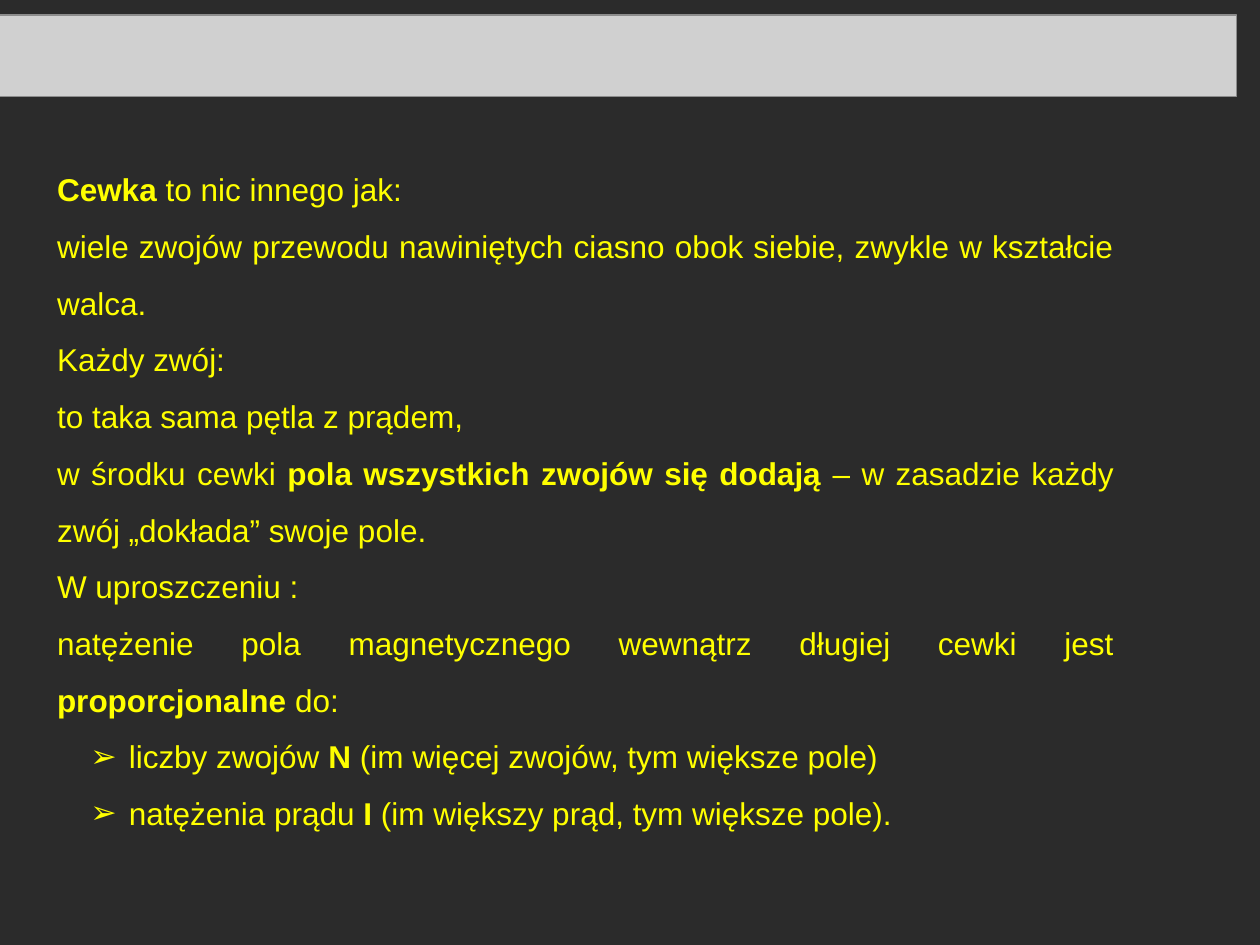
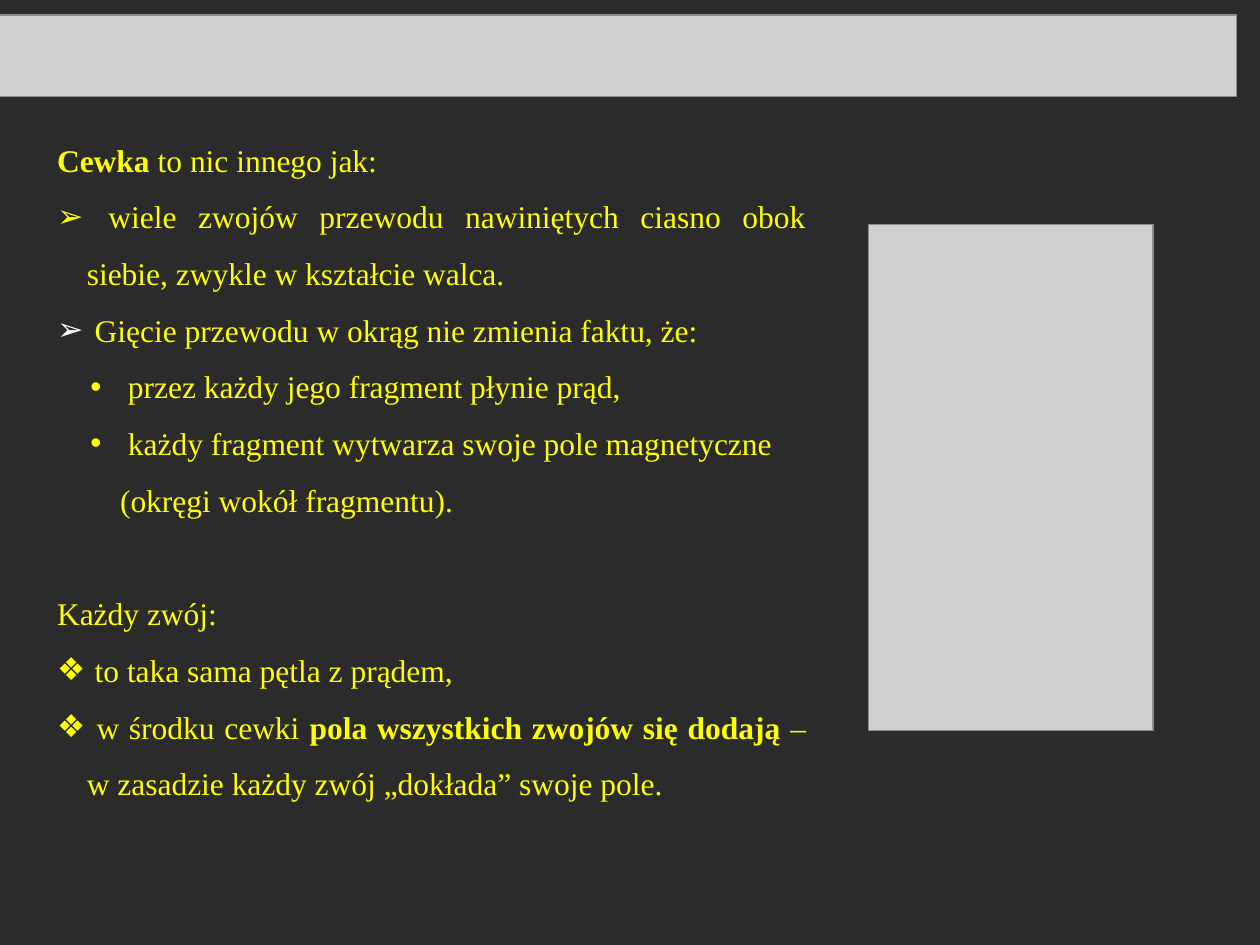
Before and after one commit to MichalMus/Fizyka-w-szkole, a slide deck: slide 4 of Magnetyzm i elektromagnetyzm/3.ELEKTROMAGNES I MAGNETYCZNE WŁAŚCIWOŚCI SUBSTANCJI.ppt (slide 5 before the commit). Drawn at 1260x945 pixels with LibreOffice and Linux fonts; fonts in the diff are those of the drawing; grey boxes stand for pictures; background and template pictures are left out; a plain dark background stands for a picture behind light text. Boxes give left, top, right and bottom in pixels: in the first picture for what was removed or moved away, otherwise in the second. Text is boxed around its words. In the diff, an @@ line names an element or a change of style, - is before the commit and + after.

```diff
--- a/Magnetyzm i elektromagnetyzm/3.ELEKTROMAGNES I MAGNETYCZNE WŁAŚCIWOŚCI SUBSTANCJI.ppt
+++ b/Magnetyzm i elektromagnetyzm/3.ELEKTROMAGNES I MAGNETYCZNE WŁAŚCIWOŚCI SUBSTANCJI.ppt
@@ text "Cewka to nic innego jak:": place and size @@
-text "Cewka to nic innego jak:" at (57,178,1113,831)
+text "Cewka to nic innego jak:" at (57,150,805,802)
@@ text at (57,150,805,802): font Arial to Times New Roman in "Cewka to nic innego jak:", "wiele zwojów przewodu nawiniętych ciasno obok siebie, ...", "Każdy zwój:", "to taka sama pętla z prądem," and 1 more places; bullet none to ➢; bullet none to ❖ @@
@@ picture added at (868,224,1153,731) @@
@@ text at (95,320,772,518): paragraphs added @@
+➢ Gięcie przewodu w okrąg nie zmienia faktu, że:
+  • przez każdy jego fragment płynie prąd,
+  • każdy fragment wytwarza swoje pole magnetyczne (okręgi wokół fragmentu).
@@ text at (57,575,892,831): paragraphs removed @@
-W uproszczeniu :
-natężenie pola magnetycznego wewnątrz długiej cewki jest proporcjonalne do:
-  ➢ liczby zwojów N (im więcej zwojów, tym większe pole)
-  ➢ natężenia prądu I (im większy prąd, tym większe pole).
```
Also in this commit, not shown: 7 other slides changed, 2 slides added, 7 slides removed, 4 other files.
